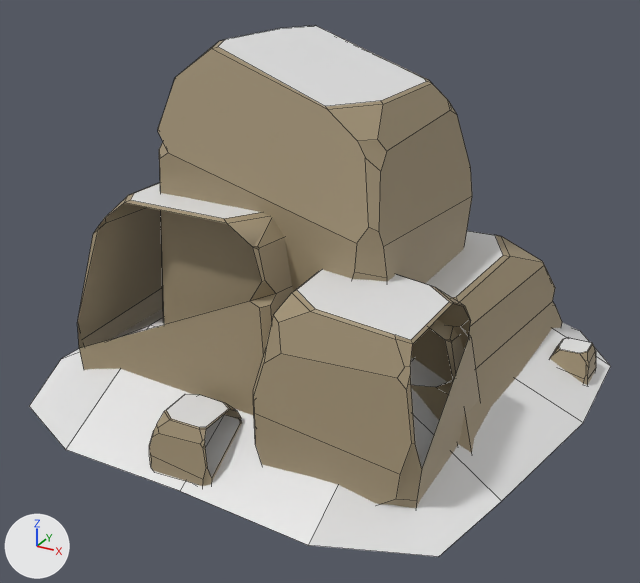
Two versions of the FBX model Client/UnityProject/Assets/EntityArts/Boxes/HillBox/HillModelVariants/HillBox_2.fbx, one commit apart.
Both versions are drawn from a 50 mm lens placed at (3.3, -6.11, 3.74), pointed at (0.1, -0.29, 0.83). Every picture has the same lights, and +X, +Y and +Z are marked at lower left. Mesh edges are drawn as thin lines. Vertices at the same position are counted once.

The first picture shows 'New Hill.002'.
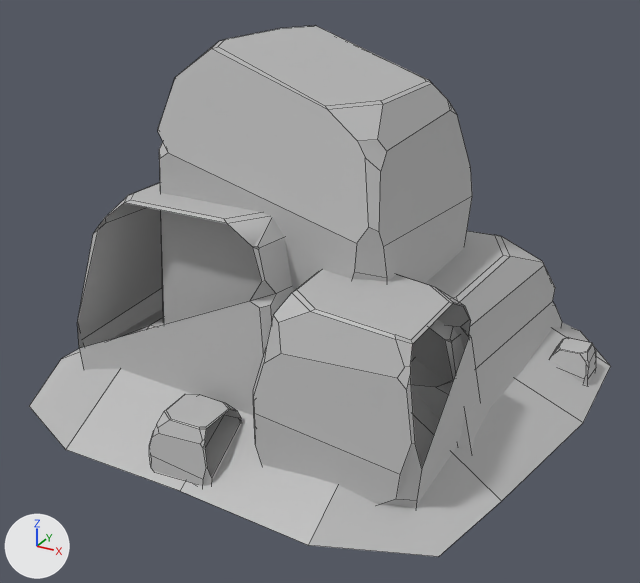
Edits to the bpy script that builds the scene:
```text
Add mat_lambert1:
    mat_lambert1 = principled_material('lambert1')
    mat_lambert1.base_color = (0.5, 0.5, 0.5)  # grey #bcbcbc
Change me_mesh_002:
    where me_mesh_002.from_pydata(...)  # 780 vertices, 503 faces; spans x -2.12..2.23, y -2.18..2.12, z -0.01..2.79
    used by ob_new_hill_002; location = (0.0, 0.0, 0.0)
    me_mesh_002 part 1: all 478 faces that had it switch from mat_lambert2 (beige #a19275) to mat_lambert1 (grey #bcbcbc)
    me_mesh_002 part 2: all 25 faces that had it switch from mat_material_032 (white #e7e7e7) to mat_lambert1 (grey #bcbcbc)
```

Location of each change, [x1, y1, x2, y2] in pixels of the pictures (640 x 583 px):
part 1 of me_mesh_002, recoloured
    both: [77, 26, 596, 508]
part 2 of me_mesh_002, recoloured (white to grey)
    both: [29, 26, 611, 557]
